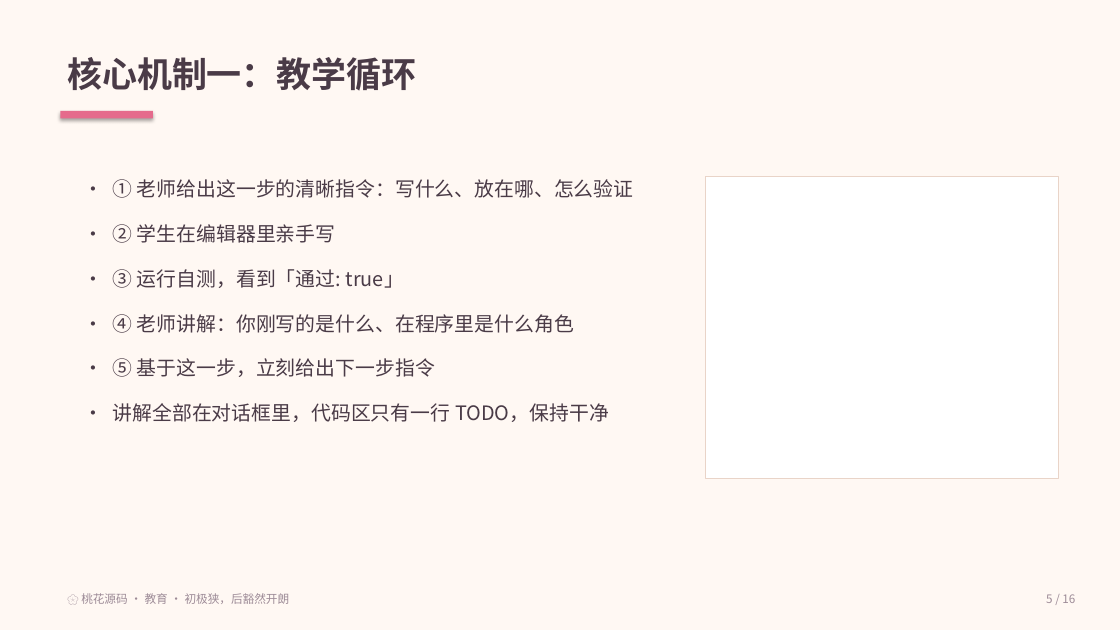
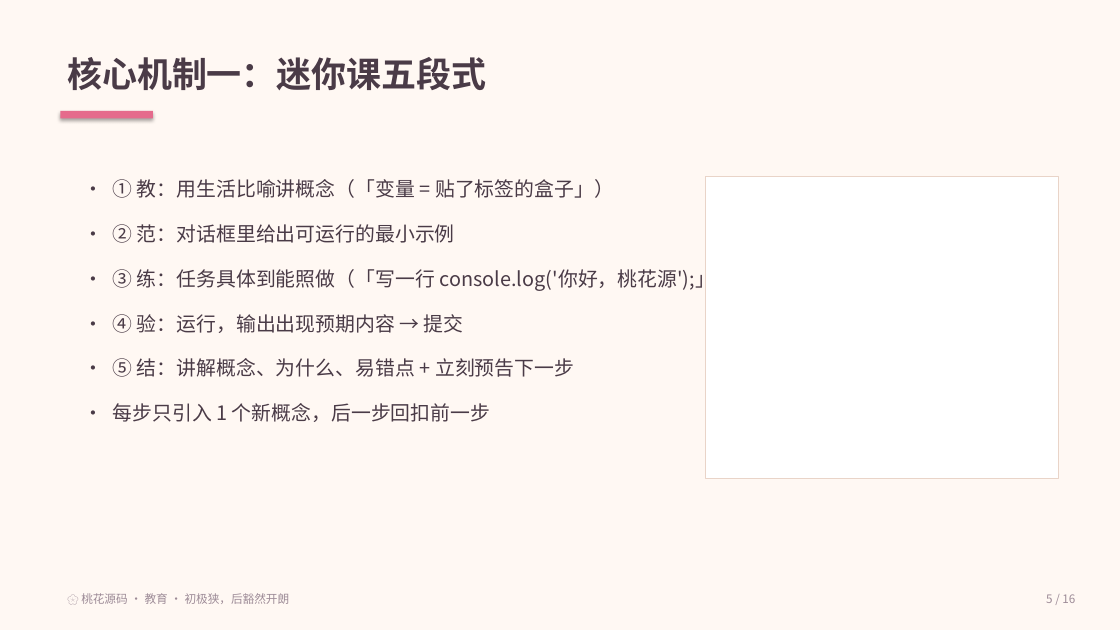
Before and after one commit to therevier/taohua-source, a slide deck: slide 5 of docs/桃花源码-比赛PPT.pptx. Drawn at 1120x630 pixels with LibreOffice and Linux fonts; fonts in the diff are those of the drawing. Boxes give left, top, right and bottom in pixels: in the first picture for what was removed or moved away, otherwise in the second. Text is boxed around its words. In the diff, an @@ line names an element or a change of style, - is before the commit and + after.

Commit message:
教学法升级：零基础先教后练（概念→示例→模仿→验证→讲解）+ 更新 PPT

```diff
--- a/docs/桃花源码-比赛PPT.pptx
+++ b/docs/桃花源码-比赛PPT.pptx
@@ text at [67,57,487,90]: text changed @@
-核心机制一：教学循环
+核心机制一：迷你课五段式
@@ text at [113,179,735,422]: text changed @@
-• ① 老师给出这一步的清晰指令：写什么、放在哪、怎么验证
-• ② 学生在编辑器里亲手写
-• ③ 运行自测，看到「通过: true」
-• ④ 老师讲解：你刚写的是什么、在程序里是什么角色
-• ⑤ 基于这一步，立刻给出下一步指令
-• 讲解全部在对话框里，代码区只有一行 TODO，保持干净
+• ① 教：用生活比喻讲概念（「变量 = 贴了标签的盒子」）
+• ② 范：对话框里给出可运行的最小示例
+• ③ 练：任务具体到能照做（「写一行 console.log('你好，桃花源');」）
+• ④ 验：运行，输出出现预期内容 → 提交
+• ⑤ 结：讲解概念、为什么、易错点 + 立刻预告下一步
+• 每步只引入 1 个新概念，后一步回扣前一步
```
Also in this commit, not shown: 1 other slide changed, 19 other files.
